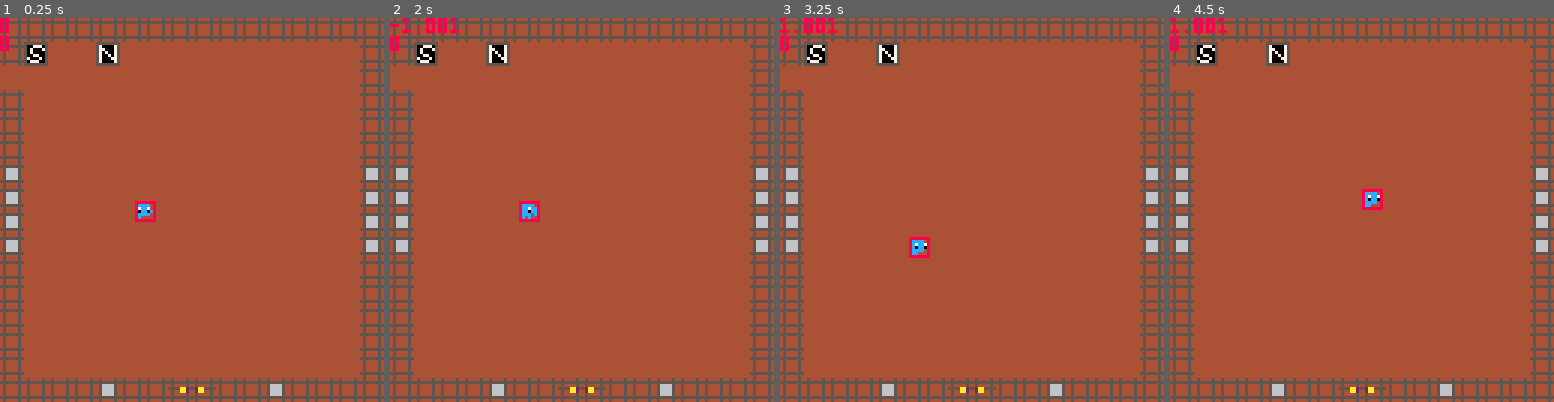
Above: before the commit, frames 1-4 (left to right).
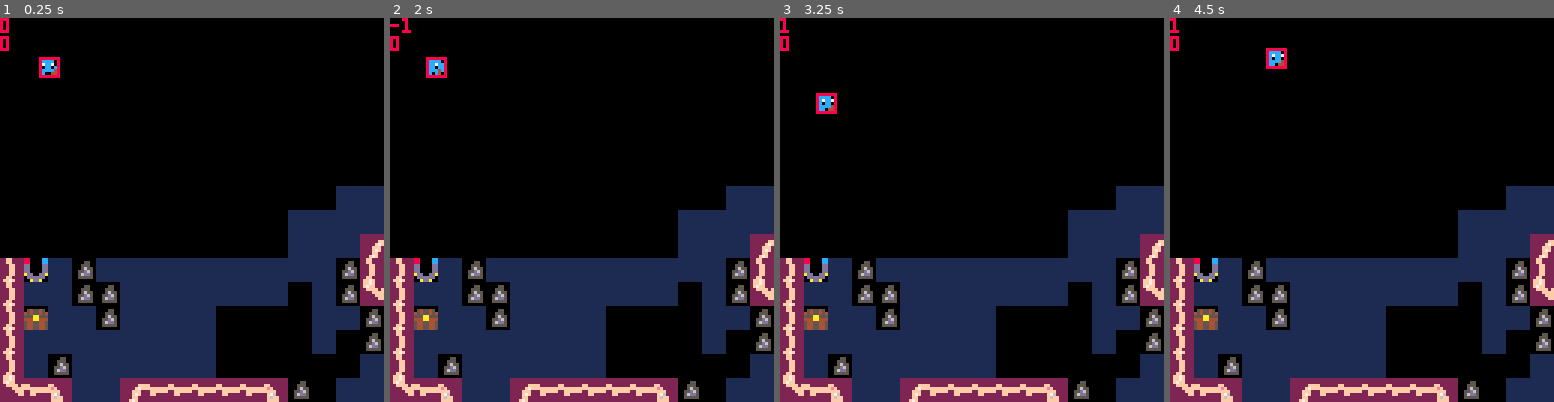
Above: after the commit, the same moments.

Repository: s-france/pico8GameS
Game: PICO-8 cartridge squid.p8
Two runs of this game, one before a commit and one after it. Both use one fixed random seed, a clock stepped at 60 frames per second and the inputs below.
Inputs:
- Up to frame 1 (0.25 s): no input
- Up to frame 2 (2 s): tap O (Z key) at 0.33, 0.7, 1.43 s; tap X (X key) at 1.07 s; hold Left from 1.97 s (still down)
- Up to frame 3 (3.25 s): tap X (X key) every 0.33 s from 2.07 to 3.07 s; tap O (Z key) at 2.22, 3.1 s; release Left at 2.37 s; hold Down 2.42-2.82 s; hold Right from 2.87 s (still down)
- Up to frame 4 (4.5 s): tap X (X key) every 0.33 s from 3.4 to 4.4 s; release Right at 3.53 s; hold Up 3.58-4.08 s; tap O (Z key) at 3.98 s; hold Right from 4.13 s (still down)

The runs differ from the first frame. In frame 1, 99% of the frame differs, in the area x 0-100%, y 0-100%; in frame 2, 99%; in frame 3, 99%; in frame 4, 99%.

Commit message:
Update squid.p8

Diff:
--- a/squid.p8
+++ b/squid.p8
@@ -296,7 +296,7 @@
 // that we're gonna use
 
 function make_player()
-	player = add_object(300,60,
+	player = add_object(12,12,
 																				0,0,
 																				-2,
 																				1000, //hp
@@ -348,41 +348,33 @@
 	player.diag = false
 
 	if (btn(0)  )then
-  player.dx-=1.001
+  player.dx-=1
 	end
 	if (btn(1)  )then
-  player.dx+=1.001
+  player.dx+=1
 	end
 	if (btn(2)  )then
-  player.dy-=1.001
+  player.dy-=1
 	end
 	if (btn(3)  )then
-  player.dy+=1.001
+  player.dy+=1
 	end
 
 	// diagonal check
 	if (player.dx*player.dy != 0) then
-  // roughly normalize movement
-  // values. using .75 here for
-  // fluidity and smoothness.
   player.dx*=.707
   player.dy*=.707
   // set diag to true
   player.diag = true
 	end
 
-	// smoothness functions for
-	// diagonal movement. these set
-	// x and y to the center of each
-	// pixel. only happens on first
-	// frame of diag movement.
-
-	if (player.diag) and (player.face != player.prev_face) then
-  player.x = flr(player.x)+0.5
-  player.y = flr(player.y)+0.5
- end
-
-
+
+	if player.diag and (player.prev_face != player.face) then
+	 local modx = player.x % 1
+	 local mody = player.y % 1
+
+
+	end
 	// set new previous face for
 	// the next frame
  player.prev_face = player.face
@@ -1991,16 +1983,16 @@
 0003000001010101010101010101010101010001000101010123252931050101000000000000000000000101000000000100000901000000000001010000000501000000000000000000000000000000000000000000000000000000000000000000000000000000000000000000000000000000000000000000000000000000
 0100000000000000000000000000000000000000000000000000000000000000000000000000000000000000000000000000000000000000000000000000000000000000000000000000000000000000000000000000000000000000000000000000000000000000000000000000000000000000000000000000000000000000
 __map__
-08040404040404041004040404040410100404040404040404040404040404041f1f1f1f1f1f1f1f1f1f1f1f1f1f1f1f0404040404040404040404040404040408040404040404040404040404040409040404040404040404040404040404040404040404040404040404040404040404040404040404040404040404040409
-06030303030303030603030303010106060303030303030303030303030303031f133e3e403e3e3e3e3e3e3e3e3e3e1f0000000000000000000000000000000003030303030303030303030303030306040303030303030303030303030303030303030303030303030303030303030303030303030304040403030303030306
-0603030119031b1b062a010303012b06060103030303030303030303030303033e3e3e3e3e3e3e3e3e3e3e3e3e3e3e1f0000000000000000000000000000000003151515030303030303030303030306030303030303030303030303030303030303030303030303030303030303030303030303030303030303030303030306
-0603030303010303050409030303030606031a030809030303030101010103031f3e3e3e3e3e3e3e3e3e3e3e3e3e3e1f0000000000000000000000000000000003151503031503030303030303030306030303030303030303030303030303030303030303030303030303030303030303030303030303030303030303030306
-0603010303030303033a050d0303030606030804070f030303010303030301031f3e3e3e3e3e3e3e3e3e3e3e3e3e3e1f0000000000000000000000000000000003030303150303030303030303030303030303030303030303030303030303030303030303030303030303030303030303030303030303030303030303030306
-06030303030303010303030303030305160407030303030301030303030303011f3e3e3e3e3e3e3e3e3e3e3e3e3e3e1f0000000000000000000000000000000003031515030303030303030303030303030303030303030303030303030303030303030303030303030303030303030303030303030303030303030303030306
-05040409030303030303080409030303030303030303030301030303030303011e3e3e3e3e3e3e3e3e3e3e3e3e3e3e1e0000000000000000000000000000000003031515030303390303030303030303030303030303030303030303030303030303030303030303030303030303030303030303030303030303030303030306
-0b0c0c05040903030804070807030303030303030303030301030303330303011e3e3e3e3e3e3e3e3e3e3e3e3e3e3e1e0000000000000000000000000000000003030303030303030303030303030303030303030303030303030303030303030303030303030303030303030303030303030303030303030303030303030306
-0c0b0804040703030504040703030303030303030303030301030303030303011e3e3e3e3e3e3e3e3e3e3e3e3e3e3e1e0000000000000000000000000000000003030303030303030303030303030303030303030303030303030303030303030303030303030303030303030303030303030303030303030303030303030306
-080407030303030303033b010303030810040d030303030303010303030301031e3e3e3e3e3e3e3e3e3e3e3e3e3e3e1e0000000000000000000000000000000003030303030303030303030303030303030303030303030303030303030303030303030303030303030303030303030303030303030303030303030303030306
+41414141414141414141414141414141414104040404040404040404040404041f1f1f1f1f1f1f1f1f1f1f1f1f1f1f1f0404040404040404040404040404040408040404040404040404040404040409040404040404040404040404040404040404040404040404040404040404040404040404040404040404040404040409
+41414141414141414141414141414141414103030303030303030303030303031f133e3e403e3e3e3e3e3e3e3e3e3e1f0000000000000000000000000000000003030303030303030303030303030306040303030303030303030303030303030303030303030303030303030303030303030303030304040403030303030306
+41414141414141414141414141414141414103030303030303030303030303033e3e3e3e3e3e3e3e3e3e3e3e3e3e3e1f0000000000000000000000000000000003151515030303030303030303030306030303030303030303030303030303030303030303030303030303030303030303030303030303030303030303030306
+4141414141414141414141414141414141411a030809030303030101010103031f3e3e3e3e3e3e3e3e3e3e3e3e3e3e1f0000000000000000000000000000000003151503031503030303030303030306030303030303030303030303030303030303030303030303030303030303030303030303030303030303030303030306
+4141414141414141414141414141414141030804070f030303010303030301031f3e3e3e3e3e3e3e3e3e3e3e3e3e3e1f0000000000000000000000000000000003030303150303030303030303030303030303030303030303030303030303030303030303030303030303030303030303030303030303030303030303030306
+41414141414141414141414141414141410407030303030301030303030303011f3e3e3e3e3e3e3e3e3e3e3e3e3e3e1f0000000000000000000000000000000003031515030303030303030303030303030303030303030303030303030303030303030303030303030303030303030303030303030303030303030303030306
+41414141414141414141414141414141410303030303030301030303030303011e3e3e3e3e3e3e3e3e3e3e3e3e3e3e1e0000000000000000000000000000000003031515030303390303030303030303030303030303030303030303030303030303030303030303030303030303030303030303030303030303030303030306
+41414141414141414141414141410303030303030303030301030303330303011e3e3e3e3e3e3e3e3e3e3e3e3e3e3e1e0000000000000000000000000000000003030303030303030303030303030303030303030303030303030303030303030303030303030303030303030303030303030303030303030303030303030306
+41414141414141414141414103030303030303030303030301030303030303011e3e3e3e3e3e3e3e3e3e3e3e3e3e3e1e0000000000000000000000000000000003030303030303030303030303030303030303030303030303030303030303030303030303030303030303030303030303030303030303030303030303030306
+4141414141414141414141410303030810040d030303030303010303030301031e3e3e3e3e3e3e3e3e3e3e3e3e3e3e1e0000000000000000000000000000000003030303030303030303030303030303030303030303030303030303030303030303030303030303030303030303030303030303030303030303030303030306
 06110301030303030303030303030106060303030303030303030101010103031f3e3e3e3e3e3e3e3e3e3e3e3e3e3e1f0000000000000000000000000000000303030303030303030303030303030303030303030303030303030303030303030303030303030303030303030303030303030303030303030303030303030306
 06030301010303030303030300030105070303030303030303030303030303031f3e3e3e3e3e3e3e3e3e3e3e3e3e3e1f0000000000000000000000000000000003030303030303030303030303030303030303030303030303030303030303030303030303030303030303030303030303030303030303030303030303030306
 06190303010303030300000000030301030303030303030303030303030303031f3e3e3e3e3e3e3e3e3e3e3e3e3e3e1f0000000000000000000000000000000003030303030303030303030303030303030303030303030303030303030303030303030303030303030303030303030303030303030303030303030303030306
